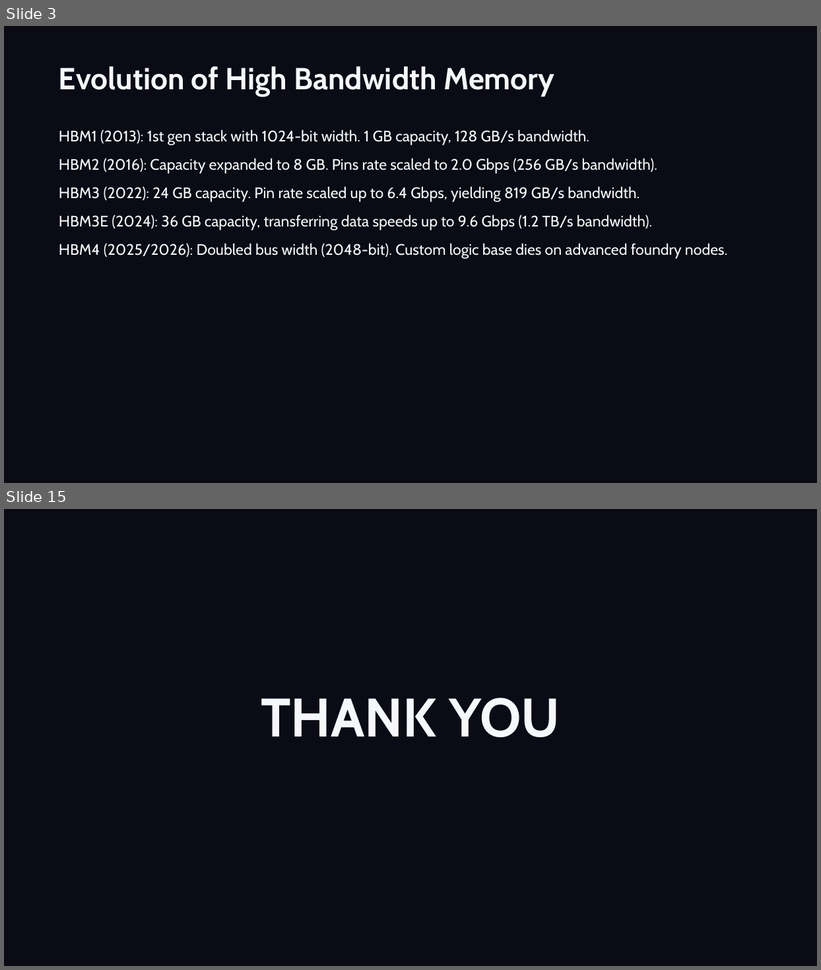
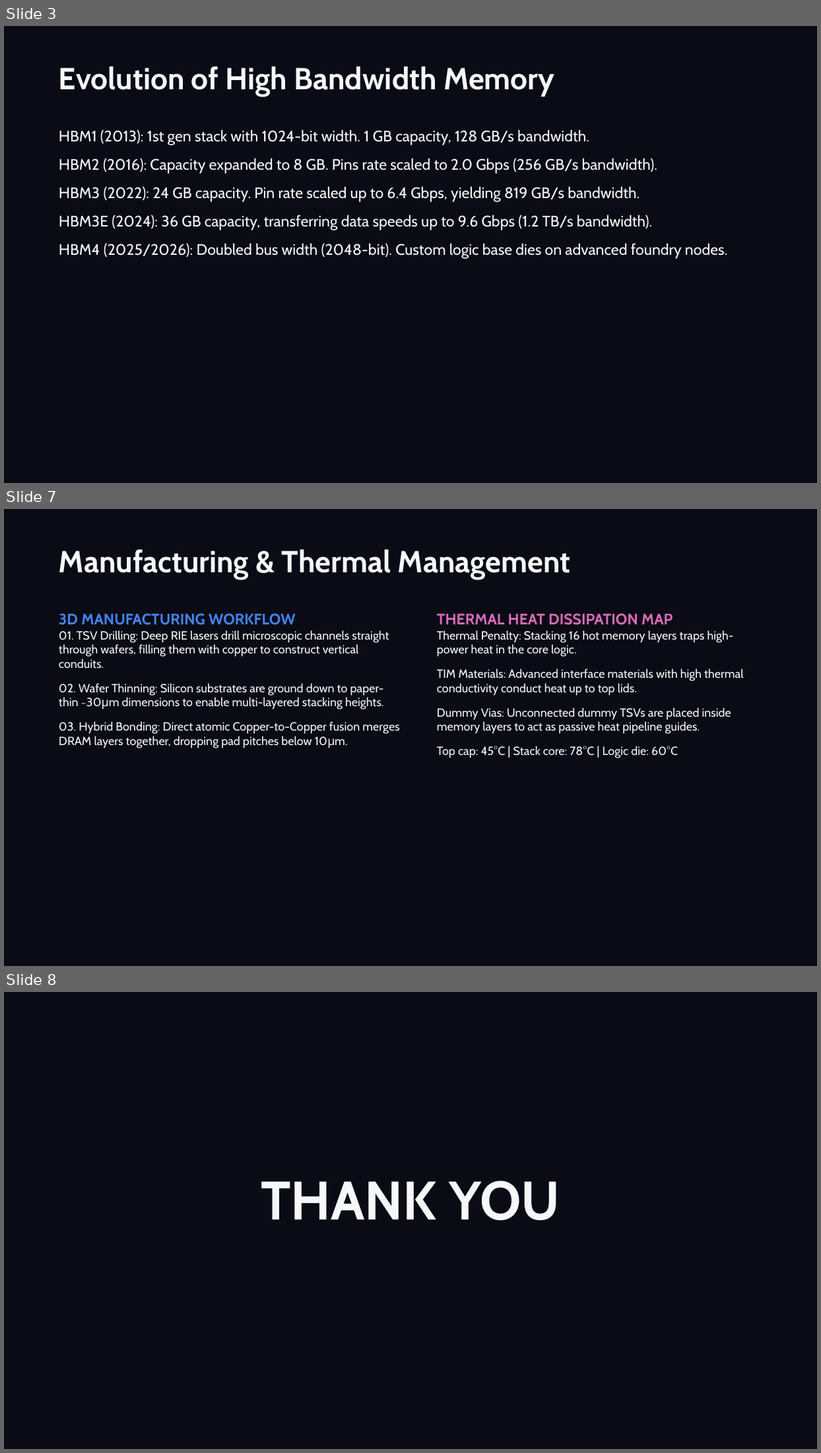
Before and after one commit to jaiAkash1209/Ecube-ppt, a slide deck: HBM4_HBM4E_Showcase.pptx. Shown one above the other, each under a label of ours: slides 3 and 15 before the commit, slides 3, 7 and 8 after it; the slides between them are not shown. The pictures are 821x970 and 821x1453 pixels, drawn with LibreOffice and Linux fonts; fonts in the diff are those of the drawing. Boxes give left, top, right and bottom in pixels: in the first picture for what was removed or moved away, otherwise in the second. Text is boxed around its words. In the diff, an @@ line names an element or a change of style, - is before the commit and + after.

```diff
--- a/HBM4_HBM4E_Showcase.pptx
+++ b/HBM4_HBM4E_Showcase.pptx
@@ slide 7 added at box(4, 509, 817, 966), background #0A0B14 @@
@@ text added at box(59, 549, 570, 580), 36 pt, text #F5F7FA, bold @@
+Manufacturing & Thermal Management
@@ text added at box(59, 613, 399, 749), 14 pt, text #F5F7FA @@
+3D MANUFACTURING WORKFLOW
+01. TSV Drilling: Deep RIE lasers drill microscopic channels straight through wafers, filling them with copper to construct vertical conduits.
+02. Wafer Thinning: Silicon substrates are ground down to paper-thin ~30μm dimensions to enable multi-layered stacking heights.
+03. Hybrid Bonding: Direct atomic Copper-to-Copper fusion merges DRAM layers together, dropping pad pitches below 10μm.
@@ text added at box(437, 613, 743, 758), 14 pt, text #F5F7FA @@
+THERMAL HEAT DISSIPATION MAP
+Thermal Penalty: Stacking 16 hot memory layers traps high-power heat in the core logic.
+TIM Materials: Advanced interface materials with high thermal conductivity conduct heat up to top lids.
+Dummy Vias: Unconnected dummy TSVs are placed inside memory layers to act as passive heat pipeline guides.
+Top cap: 45°C | Stack core: 78°C | Logic die: 60°C
@@ what was slide 15 is now slide 8 @@
```
Also in this commit, not shown: 1 slide changed, 2 other slides added, 10 slides removed, 4 other files.
